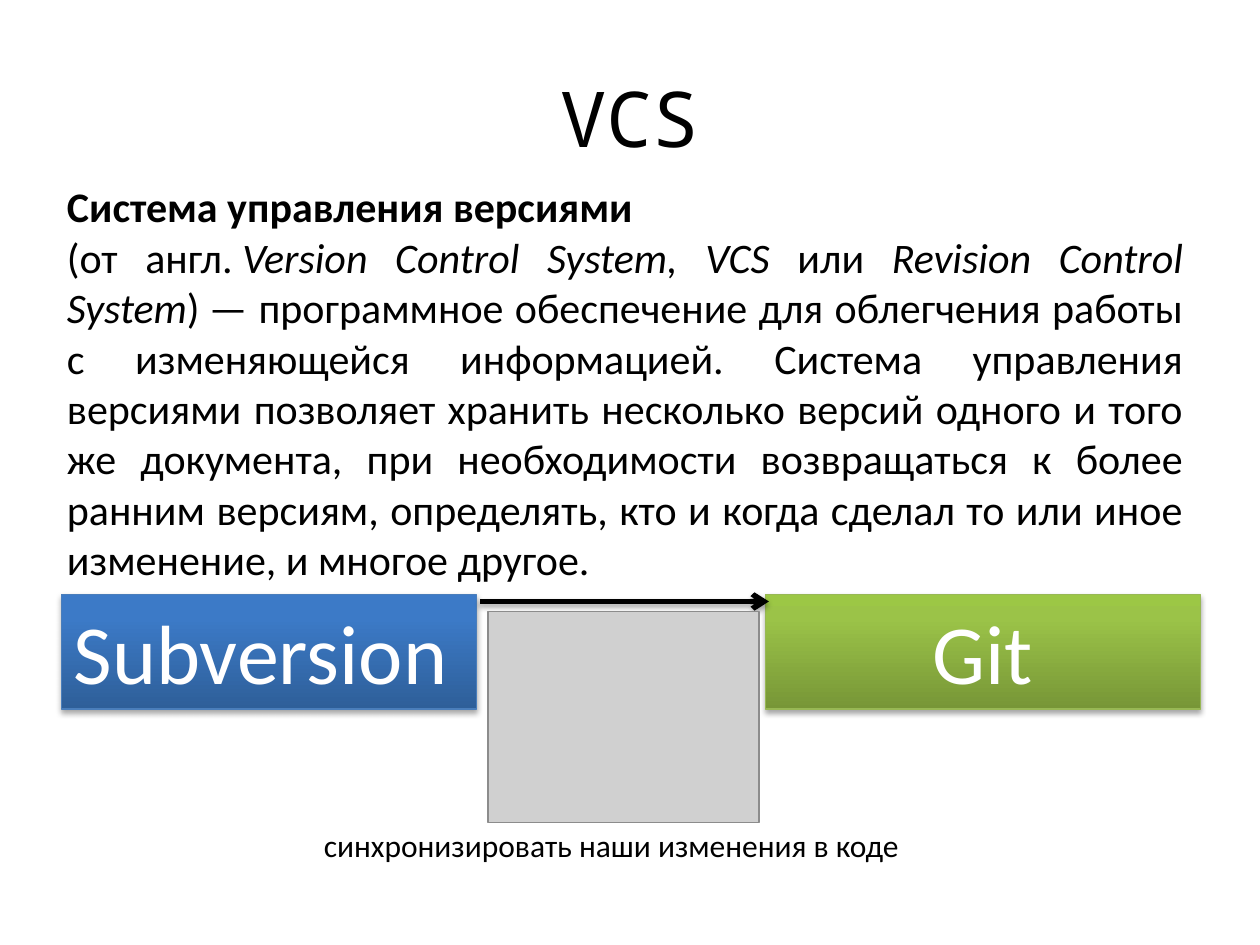
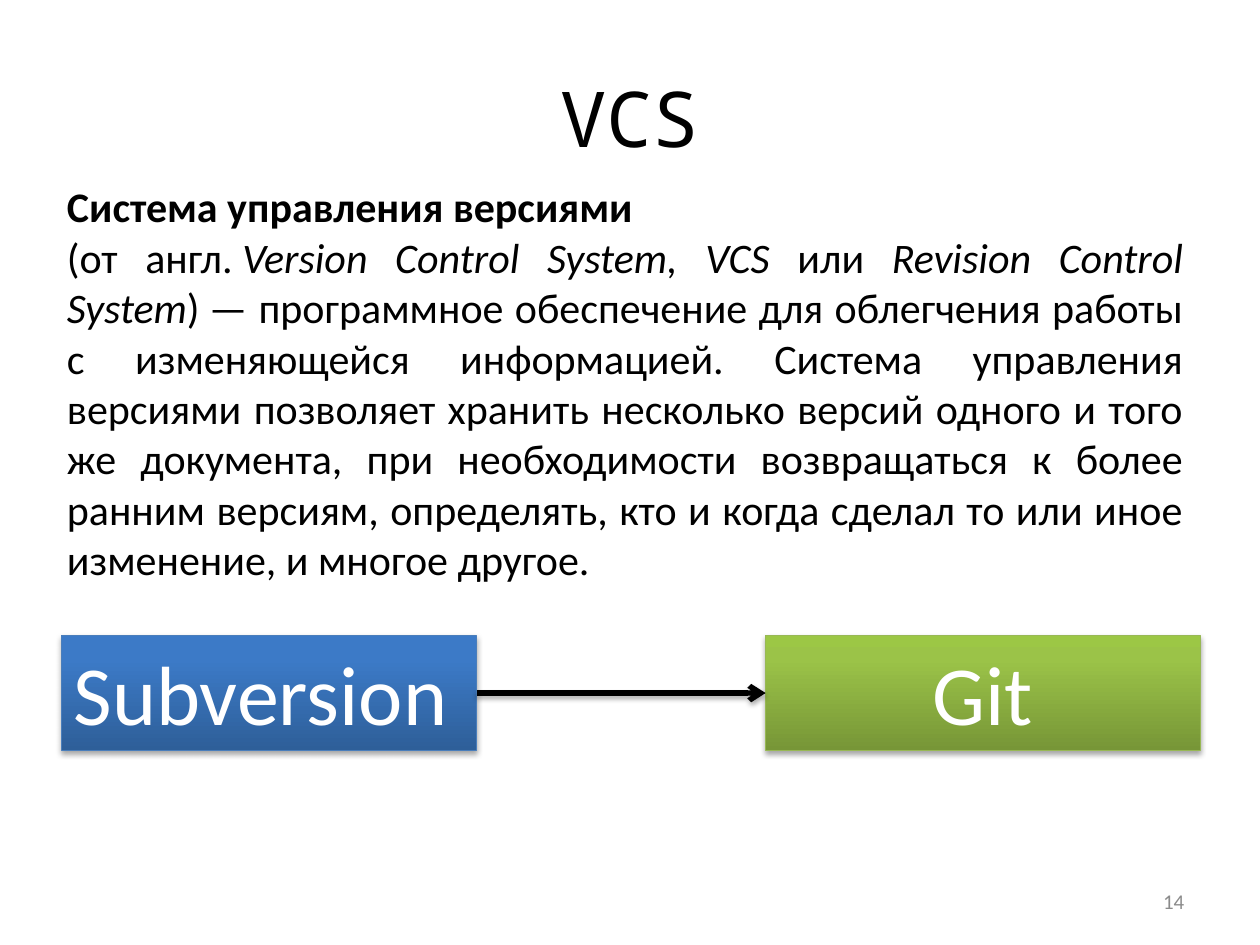
Before and after one commit to jpedraza/Health, a slide deck: slide 14 of Presentation/main.pptx (slide 22 before the commit). Drawn at 1260x945 pixels with LibreOffice and Linux fonts; fonts in the diff are those of the drawing; grey boxes stand for pictures. Boxes give left, top, right and bottom in pixels: in the first picture for what was removed or moved away, otherwise in the second. Text is boxed around its words. In the diff, an @@ line names an element or a change of style, - is before the commit and + after.

```diff
--- a/Presentation/main.pptx
+++ b/Presentation/main.pptx
@@ picture removed at (488,611,759,823) @@
@@ rectangle "Subversion": place and size @@
-rectangle "Subversion" at (62,595,478,709)
+rectangle "Subversion" at (62,636,478,751)
@@ rectangle "Git": place and size @@
-rectangle "Git" at (766,595,1201,709)
+rectangle "Git" at (766,636,1201,751)
@@ arrow moved from (480, 601) - (769, 601) to (476, 693) - (766, 693) @@
@@ text removed at (324,841,899,863) @@
-синхронизировать наши изменения в коде
@@ page number added at (1163,895,1184,909), 12 pt, text #8C8C8C @@
+14
```
Also in this commit, not shown: 31 other slides changed, 13 slides added, 1 slide removed, 4 other files.
